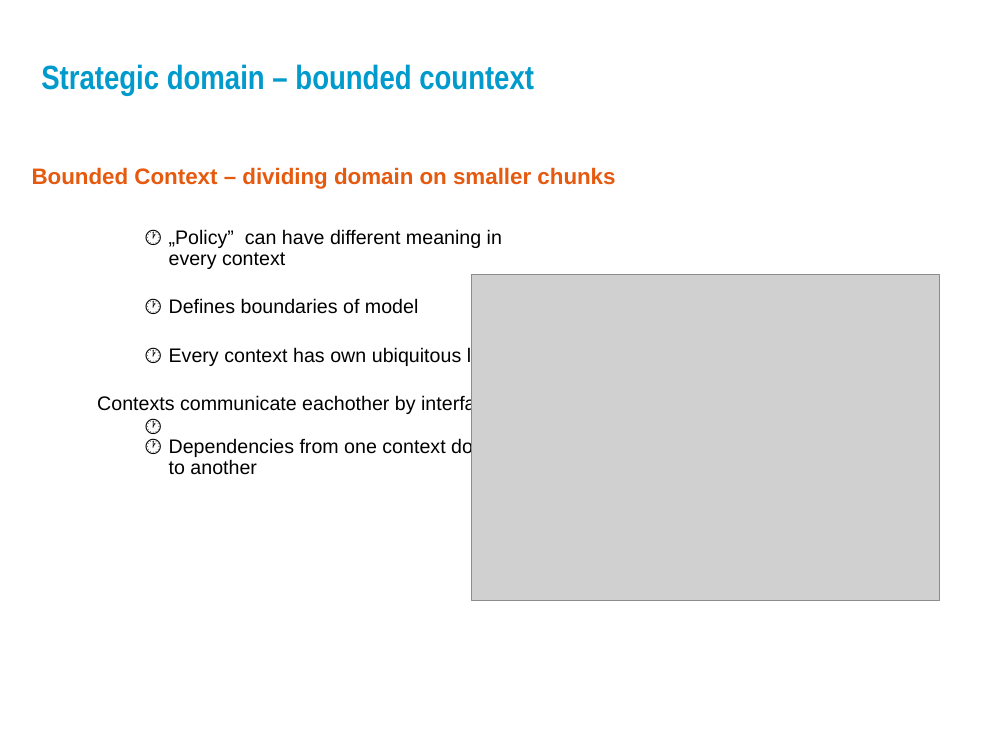
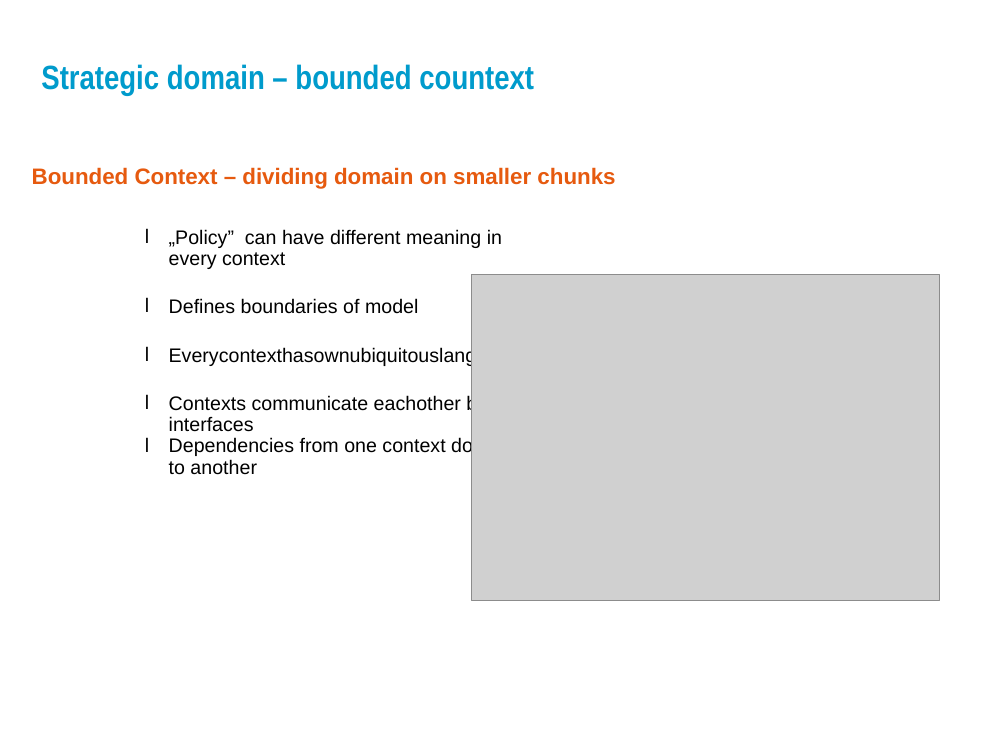
Before and after one commit to zrezur/MyPresentations, a slide deck: slide 15 of Domain driven design_1_en.pptx. Drawn at 1008x756 pixels with LibreOffice and Linux fonts; fonts in the diff are those of the drawing; grey boxes stand for pictures; background and template pictures are left out. Boxes give left, top, right and bottom in pixels: in the first picture for what was removed or moved away, otherwise in the second. Text is boxed around its words. In the diff, an @@ line names an element or a change of style, - is before the commit and + after.

```diff
--- a/Domain driven design_1_en.pptx
+++ b/Domain driven design_1_en.pptx
@@ text at (169, 229, 510, 475): bullet 🕐 to l @@
@@ text at (169, 346, 520, 366): text changed @@
-    🕐 Every context has own ubiquitous language
+    l Everycontexthasownubiquitouslanguage
```
Also in this commit, not shown: 5 other slides changed, 1 other file.
